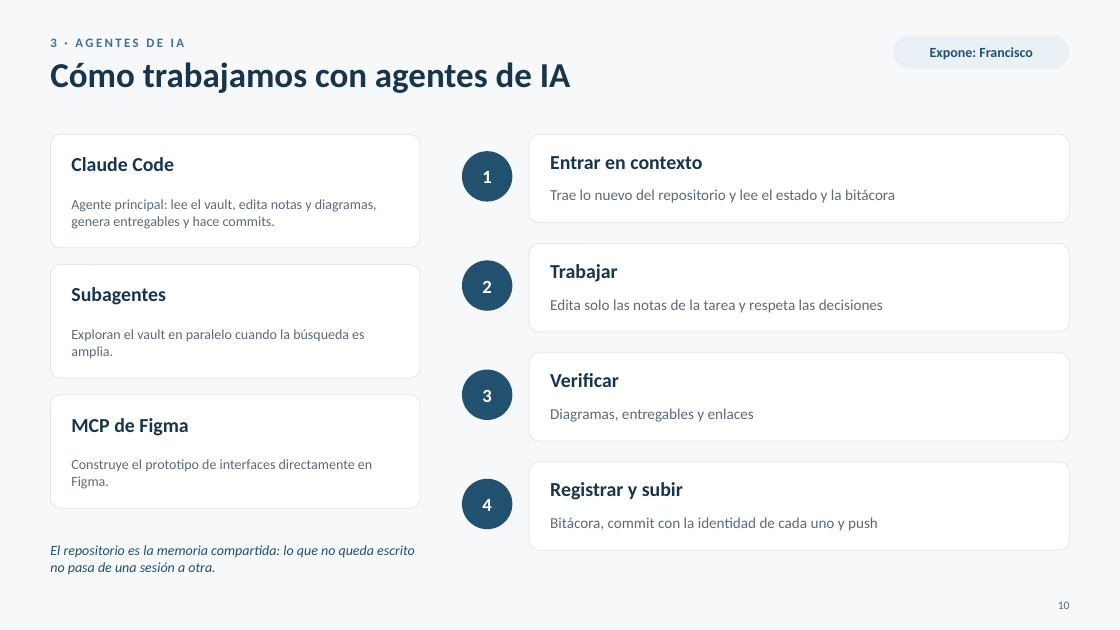
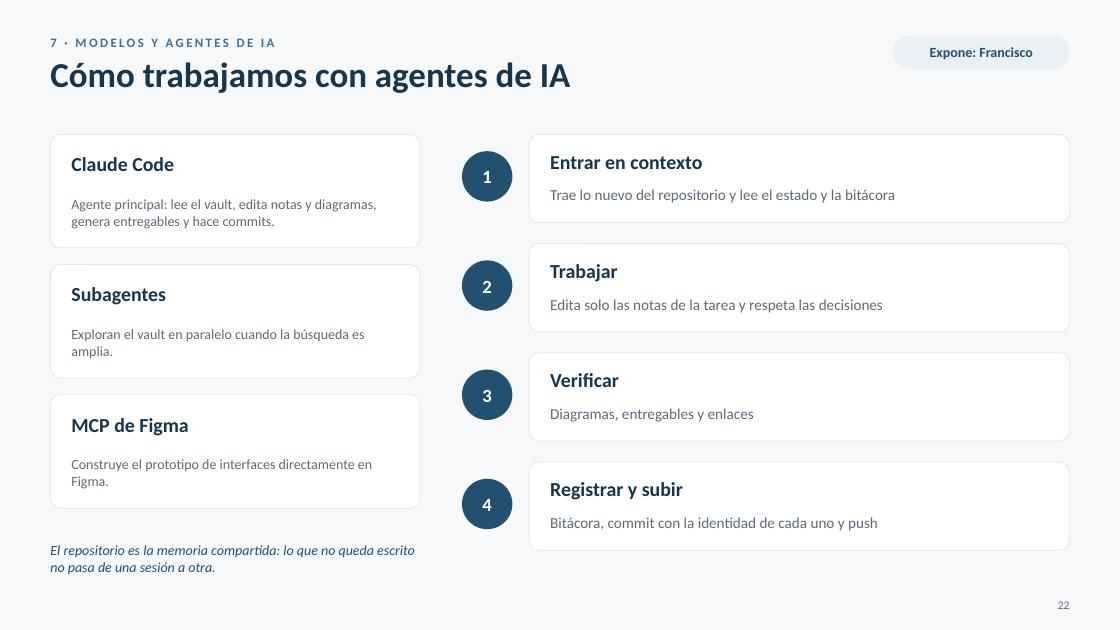
Before and after one commit to FranLuciano04/Vault-Rumbo, a slide deck: slide 22 of 07-Entregables/PC1/Rumbo — PC1 (presentación).pptx (slide 10 before the commit). Drawn at 1120x630 pixels with LibreOffice and Linux fonts; fonts in the diff are those of the drawing. Boxes give left, top, right and bottom in pixels: in the first picture for what was removed or moved away, otherwise in the second. Text is boxed around its words. In the diff, an @@ line names an element or a change of style, - is before the commit and + after.

```diff
--- a/07-Entregables/PC1/Rumbo — PC1 (presentación).pptx
+++ b/07-Entregables/PC1/Rumbo — PC1 (presentación).pptx
@@ text at [50, 38, 275, 47]: text changed @@
-3 · AGENTES DE IA
+7 · MODELOS Y AGENTES DE IA
@@ text at [1058, 601, 1070, 609]: text changed @@
-10
+22
```
Also in this commit, not shown: 21 other slides changed, 4 slides added, 1 slide removed, 10 other files.
